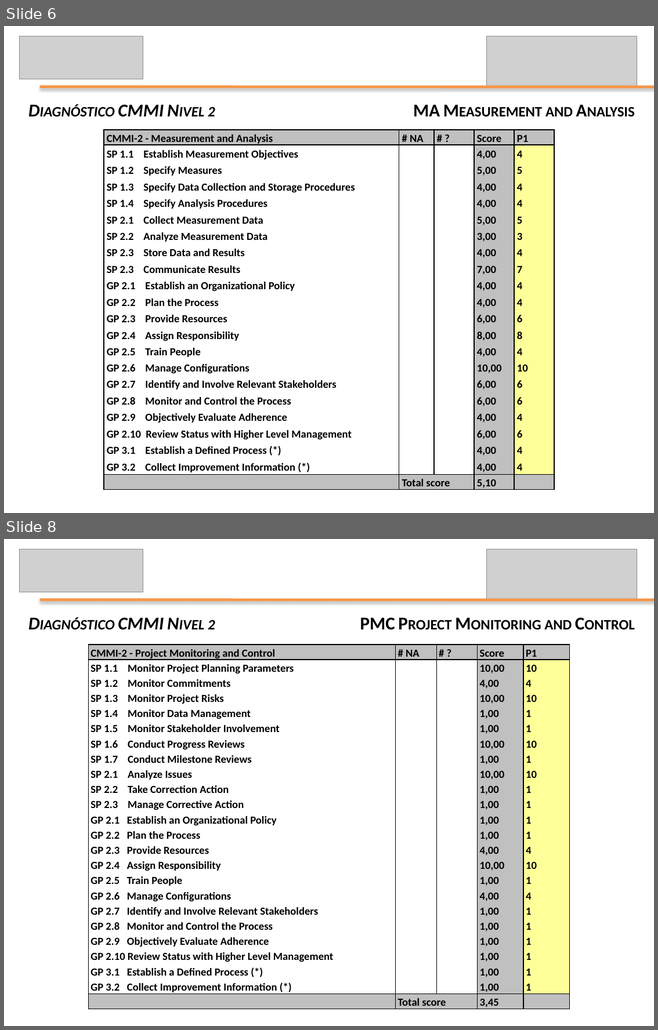
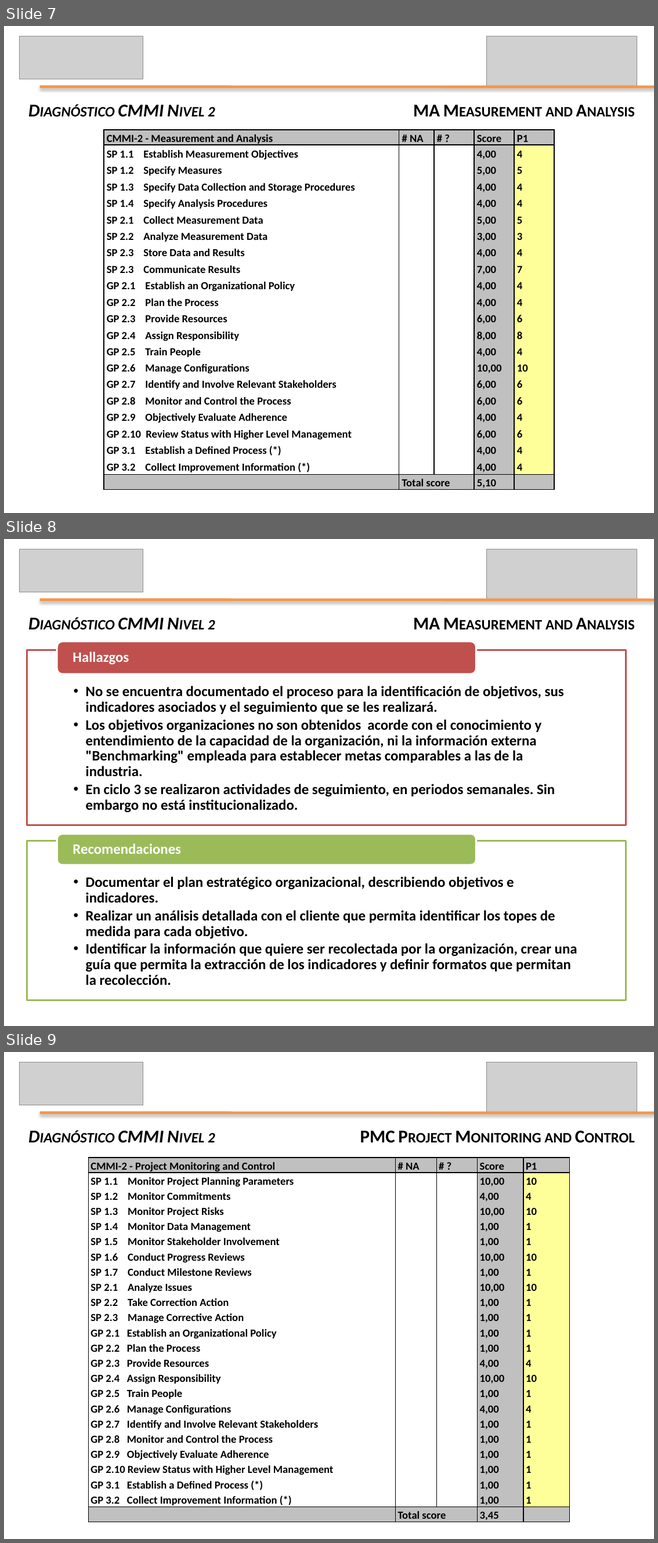
Before and after one commit to leseroth/ingenium-managment, a slide deck: CSOF5104 Mejoramiento de Procesos de SW/PresentacionFinal/1130PresentacionFinal.pptx. Shown one above the other, each under a label of ours: slides 6 and 8 before the commit, slides 7, 8 and 9 after it; the slides between them are not shown. The pictures are 658x1030 and 658x1543 pixels, drawn with LibreOffice and Linux fonts; fonts in the diff are those of the drawing; grey boxes stand for pictures. Boxes give left, top, right and bottom in pixels: in the first picture for what was removed or moved away, otherwise in the second. Text is boxed around its words. In the diff, an @@ line names an element or a change of style, - is before the commit and + after.

```diff
--- a/CSOF5104 Mejoramiento de Procesos de SW/PresentacionFinal/1130PresentacionFinal.pptx
+++ b/CSOF5104 Mejoramiento de Procesos de SW/PresentacionFinal/1130PresentacionFinal.pptx
@@ slide 8 added at <box>4,539,654,1026</box>, background #FFFFFF @@
@@ picture added at <box>19,549,143,592</box> @@
@@ picture added at <box>486,549,637,600</box> @@
@@ line added from (40, 600) to (654, 600), #F79646 3 pt @@
@@ text added at <box>118,617,572,630</box>, 20 pt, text #000000, bold, small capitals @@
+Diagnóstico CMMI Nivel 2
+MA Measurement and Analysis
@@ group added at <box>27,642,625,1001</box>: 4 texts, 2 rectangles, 2 rounded rectangles @@
+  •• No se encuentra documentado el proceso para la identificación de objetivos, sus indicadores asociados y el seguimiento que se les realizará.
+  •• Los objetivos organizaciones no son obtenidos acorde con el conocimiento y entendimiento de la capacidad de la organización, ni la información externa "Benchmarking" empleada para establecer metas comparables a las de la industria.
+  •• En ciclo 3 se realizaron actividades de seguimiento, en periodos semanales. Sin embargo no está institucionalizado.
+Hallazgos
+  •• Documentar el plan estratégico organizacional, describiendo objetivos e indicadores.
+  •• Realizar un análisis detallada con el cliente que permita identificar los topes de medida para cada objetivo.
+  •• Identificar la información que quiere ser recolectada por la organización, crear una guía que permita la extracción de los indicadores y definir formatos que permitan la recolección.
+Recomendaciones
@@ what was slide 6 is now slide 7 @@
@@ what was slide 8 is now slide 9 @@
```
Also in this commit, not shown: 3 slides changed, 5 other slides added, 1 slide removed, 3 other files.
